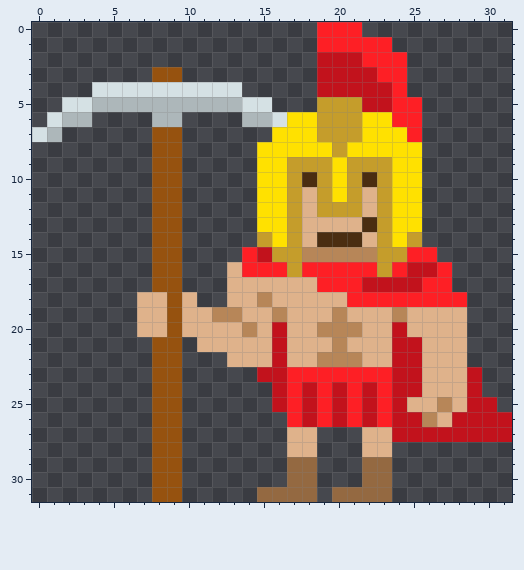
Pixel-art sprite -- DiaTest/assets/images/spartan.png. The first picture shows the starting point.
Rulers count pixels.
The result:
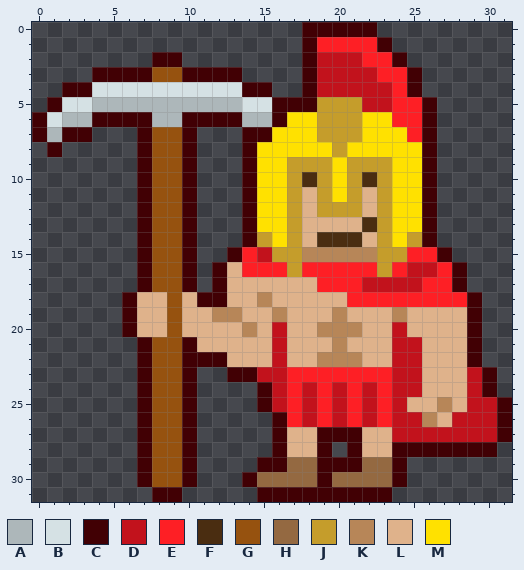
Palette (. is transparent): A #adb7ba  B #d5e1e4  C #410004  D #c2121c  E #fe1f25  F #4a2d11  G #96520f  H #946941  J #c59d2b  K #b78658  L #dfb28b  M #ffe100
Changes in this commit:
file 64x64 -> 96x96 pixels (blocks of 2x2 -> 3x3; one block is one cell here)
There is now colour C in row 0 at x 18 and 22; in row 1 at x 18; in row 2 at x 8 to 9 and 18; in row 3 at x 4 to 7, 10 to 13, 18 and 25; in row 4 at x 2 to 3, 14 to 15, 18 and 25; in row 5 at x 1, 16 to 18 and 26.
There is now colour C in row 6 at x 0, 4 to 7, 10 to 13 and 26; in row 7 at x 2 to 3, 7, 10, 14 to 15 and 26; in row 8 at x 1, 7, 10, 14 and 26; in rows 9 to 14 at x 7, 10, 14 and 26; in row 15 at x 7, 10, 13 and 27; in rows 16 to 17 at x 7, 10, 12 and 28.
There is now colour C in row 18 at x 6, 11 to 12 and 29; in rows 19 to 20 at x 6 and 29; in row 21 at x 7, 10 and 29; in row 22 at x 7, 10 to 12 and 29; in row 23 at x 7, 10, 13 to 14 and 30; in row 24 at x 7, 10, 15 and 30.
There is now colour C in row 25 at x 7, 10, 15 and 31; in row 26 at x 7, 10 and 16; in row 27 at x 7, 10, 16 and 19 to 21; in row 28 at x 7, 10, 16, 19, 21 and 24 to 30; in row 29 at x 7, 10, 15 to 16, 19 to 21 and 24; in row 30 at x 7, 10, 14, 19 and 24.
There is now colour C in row 31 at x 19.
The edit turns colour B into colour C in row 6 at x 16; in row 7 at x 0.
The edit turns colour D into colour C in rows 26 to 27 at x 31.
The edit turns colour E into colour C in row 0 at x 19 to 21; in row 1 at x 23; in row 2 at x 24.
The edit turns colour G into colour C in row 31 at x 8 to 9.
The edit turns colour H into colour C in row 31 at x 15 to 18 and 20 to 23.
There is now colour H in row 30 at x 15 to 16 and 20 to 21.
Where, in picture pixels (left, top, right, bottom), the same in both pictures:
changed: (32, 22, 512, 502)
